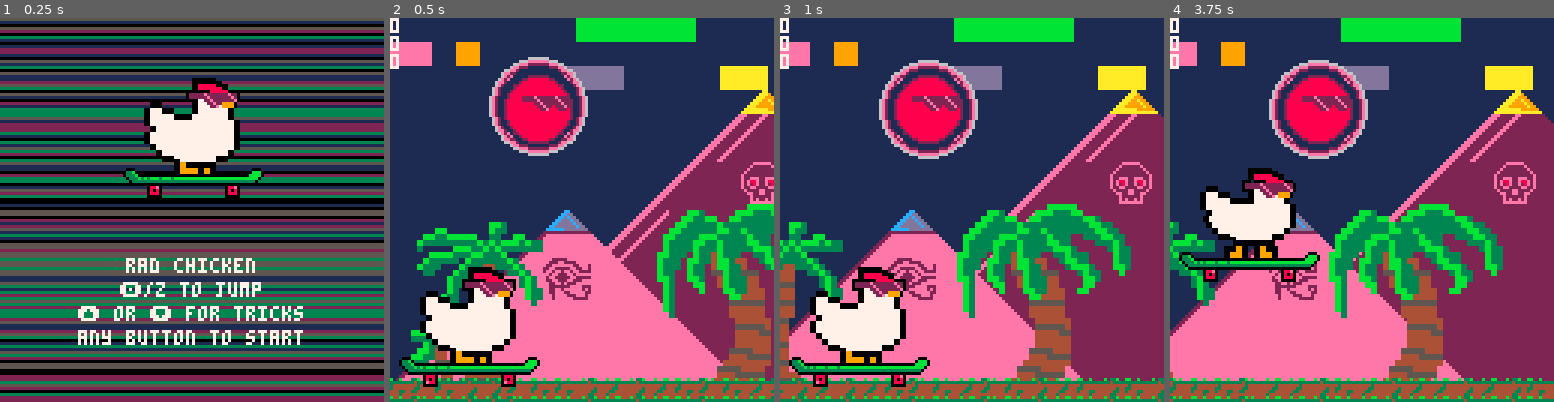
Above: before the commit, frames 1-4 (left to right).
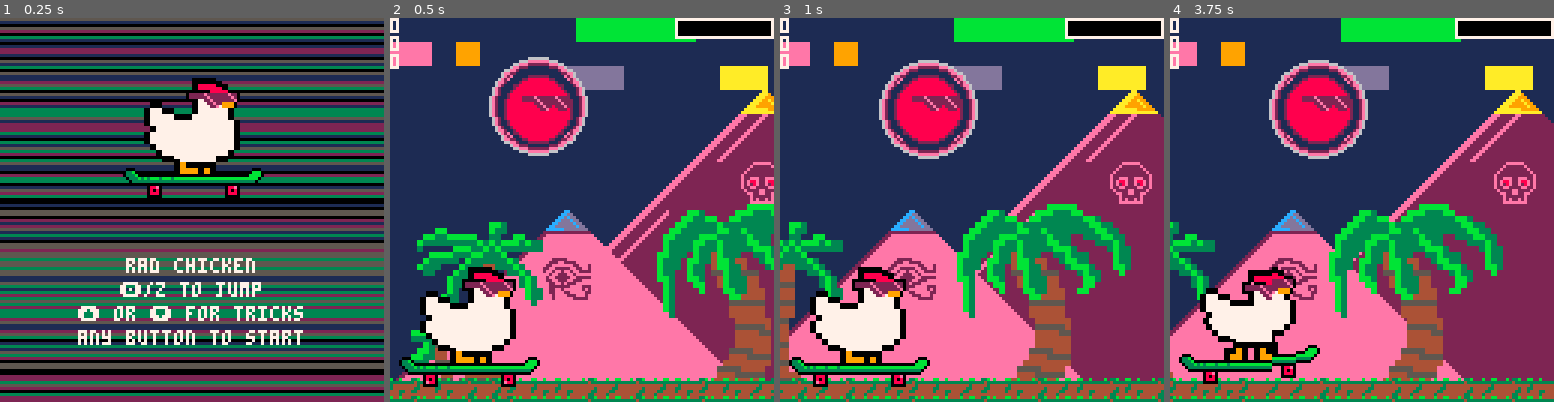
Above: after the commit, the same moments.

Repository: StevenCollins/rad-chicken
Game: PICO-8 cartridge rc.p8
Same seed, same stepped clock (60 frames per second), same inputs: the game is played once before the commit and once after it.
Inputs:
- Up to frame 1 (0.25 s): no input
- Up to frame 2 (0.5 s): tap X (X key) at 0.33 s
- Up to frame 3 (1 s): tap O (Z key) at 0.7 s
- Up to frame 4 (3.75 s): tap X (X key) at 1.07, 1.85, 2.97 s; hold Right 1.6-2.1 s; tap O (Z key) every 0.4 s from 1.7 to 3.7 s; hold Up 2.15-2.42 s; hold Right 2.47-3.03 s; hold Left 3.08-3.58 s; hold Down from 3.63 s (still down)

Frame 1 is identical in both runs. In frame 2, 1.4% of the frame differs, in the area x 74-100%, y 0-6%; in frame 3, 1.4%; in frame 4, 12%, in the area x 2-100%, y 0-96%.

Commit message:
Float gauge!
Moved float to X,
added gauge for float time,
and removed flight.

Diff:
--- a/rc.p8
+++ b/rc.p8
@@ -129,7 +129,7 @@
 jump_power=0.5
 jump_length=10 -- number of frames the jump button works for.
 float_length=30 -- number of float frames.
-flight_length=30 -- number of flight frames.
+float_regen=8 -- frames per float point.
 tt_length=30 -- number of frames trick text appears for.
 tt_pre={"rad","awe","tube","cowab"}
 tt_suf={"ical","some","ular","unga"}
@@ -187,12 +187,19 @@
 	c.ab_cntr=0 -- length of time airborne.
 	c.o_jumped=0 -- track the obstacle jumped.
 	c.float_cntr=0 -- track time floating.
-	c.flight_cntr=0 -- track time flying.
 end
 
 function move_chicken()
 	-- tricks.
-	if (btn(⬆️)) then -- redbull.
+	if (btn(❎) and c.y<g_level and c.float_cntr<float_length) then -- float.
+		if (c.trickd==false) then
+			sfx(2) -- only play for new trick.
+		end
+		c.spriteset=c_1_sprites[c_1_sprites_list[(step_x(#c_1_sprites_list))+1]]
+		c.dy=0 -- stop vertical movement.
+		c.float_cntr+=1
+		c.trickd=true
+	elseif (btn(⬆️)) then -- redbull.
 		if (c.trickd==false) then
 			sfx(2) -- only play for new trick.
 		end
@@ -206,25 +213,14 @@
 		c.spriteset=c_2_sprites[c_2_sprites_list[(step_x(#c_2_sprites_list))+1]]
 		c.dy+=gravity*2
 		c.trickd=true
-	elseif (btn(➡️) and c.float_cntr<float_length) then -- float.
-		if (c.trickd==false) then
-			sfx(2) -- only play for new trick.
-		end
-		c.spriteset=c_1_sprites[c_1_sprites_list[(step_x(#c_1_sprites_list))+1]]
-		c.dy=0 -- stop vertical movement.
-		c.float_cntr+=1
-		c.trickd=true
-	elseif (btn(⬅️) and c.flight_cntr<float_length) then -- float.
-		if (c.trickd==false) then
-			sfx(2) -- only play for new trick.
-		end
-		c.spriteset=c_1_sprites[c_1_sprites_list[(step_x(#c_1_sprites_list))+1]]
-		-- c.dy+=0 -- stop change in vertical movement.
-		c.flight_cntr+=1
-		c.trickd=true
 	else -- no tricks.
 		c.spriteset=c_sprites
 		c.dy+=gravity
+	end
+
+	-- slowly regen float.
+	if(step_x(float_regen)==0 and c.float_cntr>0) then
+			c.float_cntr-=1
 	end
 
 	-- do jump.
@@ -285,8 +281,6 @@
 		c.dy=0 -- stop trying to fall through it.
 		c.ab_cntr=0 -- not airborne.
 		c.o_jumped=0 -- not jumping an obstacle.
-		c.float_cntr=0 -- reset float cntr.
-		c.flight_cntr=0 -- reset flight cntr.
 	end
 end
 
@@ -401,6 +395,9 @@
 		print(highscore,7)
 		print(score,7)
 		print(points,7)
+		-- draw float cntr.
+		rectfill(125-float_length,0,127,6,7)
+		rectfill(126-float_length+c.float_cntr,1,126,5,0)
 		-- draw trick text.
 		if (c.tt) then
 			print(c.tt,c.x+32+c.tt_cntr,c.y-c.tt_cntr,rnd(16))
